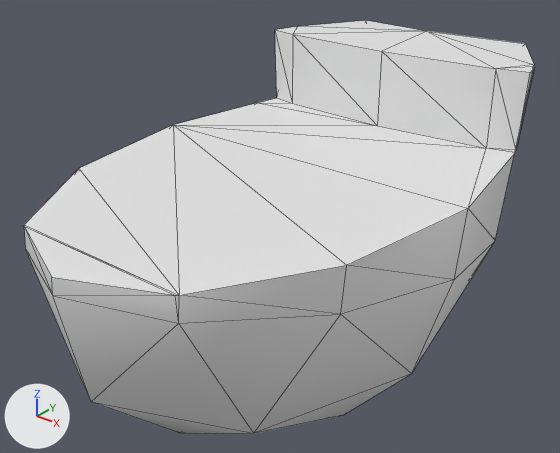
One commit to the OBJ model characters/meshes/hair_mohawk_cut_main.obj: the scene before it, then after it.
The view is the same before and after, from a camera (50 mm lens) standing at (0.0626, -0.2434, 0.078) and looking at (-0.0024, -0.1621, 0.0276). Every picture has the same lights, and +X, +Y and +Z are marked at lower left. The first picture is the older version. Mesh edges are drawn as thin lines. Where no turn or scale is listed for an object, it has been applied to the vertices. Vertices at exactly the same position are counted once.

The first picture shows 'hair_mohawk_cut_main'.
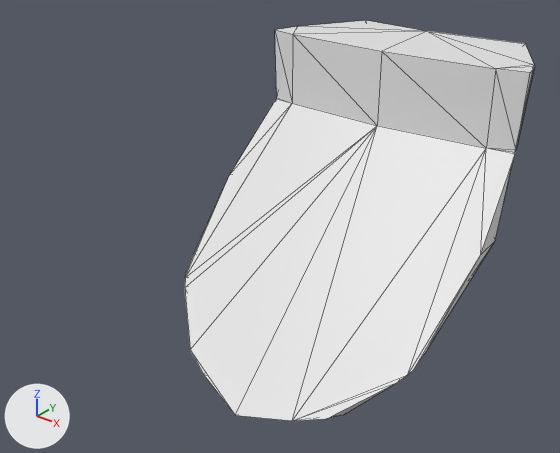
Where the change shows, as pixel boxes [x1, y1, x2, y2] in the pictures (560 x 453 px; the box of a moved part takes in the faces that stretch with it):
'hair_mohawk_cut_main', reshaped (31% narrower): before [24, 20, 535, 433]; after [185, 20, 535, 421]
part 1 of me_hair_mohawk_cut_main, moved or reshaped: before [24, 98, 515, 433]; after [185, 98, 515, 421]

Patch to the scene script:
```diff
--- a/characters/meshes/hair_mohawk_cut_main.obj.py
+++ b/characters/meshes/hair_mohawk_cut_main.obj.py
@@ me_hair_mohawk_cut_main @@
 # used by ob_hair_mohawk_cut_main; location = (0.0, 0.0, 0.0)
-me_hair_mohawk_cut_main.from_pydata(...)  # 59 vertices, 114 faces; spans x -0.026..0.026, y -0.2033..-0.121, z -0.001..0.05
+me_hair_mohawk_cut_main.from_pydata(...)  # 53 vertices, 102 faces; spans x -0.0239..0.0239, y -0.1757..-0.121, z -0.001..0.05
+# me_hair_mohawk_cut_main part 1
+# 23 vertices are removed from x -0.026..0.026, y -0.2033..-0.1425, z 0.0066..0.038
+# 56 faces are deleted
+# 17 vertices are added at x -0.0239..0.0239, y -0.1757..-0.1381, z 0.0023..0.0379
+# 44 new faces join them
```
